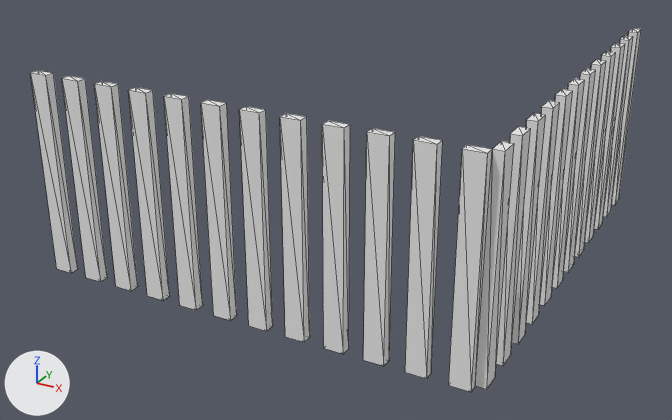
A saved change to the OBJ model Assets/Models/WeaponsTubes-0.obj.
Rendered twice from a 50 mm lens placed at (0.94, 1.7, 12.07), pointed at (-3.55, 9.86, 7.99). Every picture has the same lights, and +X, +Y and +Z are marked at lower left. Mesh edges are drawn as thin lines. Where no turn or scale is listed for an object, it has been applied to the vertices. Vertices at the same position are counted once.

Objects in the first picture: 'Untitled'.
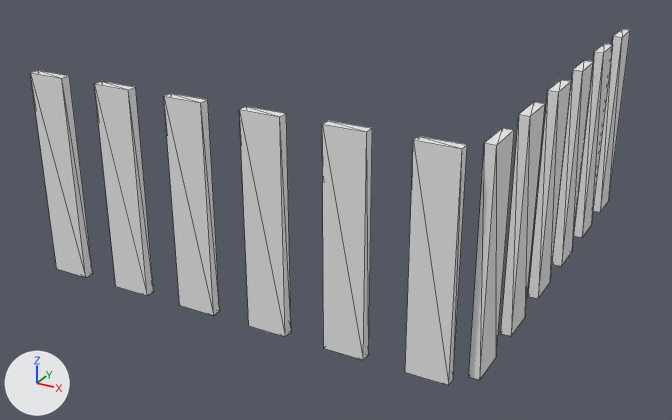
The newer file is also turned or shifted as a whole; pictures and numbers use the older file's frame.

What the commit changed:
me_untitled is used by ob_untitled; location (0.0, 0.0, 0.0).
me_untitled had 190 vertices, 288 faces and spanned x -5.8..-1.1, y 7.9..12.6, z 7.6..9.7.
me_untitled now has 96 vertices, 144 faces and spans x -5.8..-1.2, y 7.9..12.5, z 7.6..9.7.
me_untitled part 1: a new loose piece, a box spanning x -1.3..-1.2, y 8.1..8.5, z 7.6..9.7, in mat_palette (white #e7e7e7).
me_untitled part 2: a new loose piece, a box spanning x -1.3..-1.2, y 8.9..9.3, z 7.6..9.7, in mat_palette (white #e7e7e7).
me_untitled part 3: a new loose piece, a box spanning x -1.3..-1.2, y 9.7..10.1, z 7.6..9.7, in mat_palette (white #e7e7e7).
me_untitled part 4: a new loose piece, a box spanning x -1.3..-1.2, y 10.5..10.9, z 7.6..9.7, in mat_palette (white #e7e7e7).
me_untitled part 5: a new loose piece, a box spanning x -1.3..-1.2, y 11.3..11.7, z 7.6..9.7, in mat_palette (white #e7e7e7).
me_untitled part 6: a new loose piece, a box spanning x -1.3..-1.2, y 12.1..12.5, z 7.6..9.7, in mat_palette (white #e7e7e7).
me_untitled part 7: 11 loose pieces with 88 vertices, spanning x -1.2..-1.1, y 8.4..12.6, z 7.6..9.7, are deleted.
Part 8, on me_untitled:
54 vertices are removed from x -5.6..-1.1, y 7.9..8.2, z 7.6..9.7.
144 faces are deleted.
60 new faces join them.

What differs and where, as boxes (x1, y1, x2, y2) in the pictures (672 x 420 px):
'Untitled', reshaped
    before: (30, 28, 641, 392)
    after: (30, 29, 630, 385)
part 1 of me_untitled, added
    after: (469, 128, 514, 380)
part 2 of me_untitled, added
    after: (501, 102, 545, 336)
part 3 of me_untitled, added
    after: (528, 80, 571, 299)
part 4 of me_untitled, added
    after: (552, 61, 594, 266)
part 5 of me_untitled, added
    after: (574, 44, 613, 237)
part 6 of me_untitled, added
    after: (593, 29, 630, 212)
part 7 of me_untitled, deleted
    before: (496, 28, 641, 366)
part 8 of me_untitled, cut back
    before: (31, 70, 514, 392)
    after: (31, 70, 467, 385)
